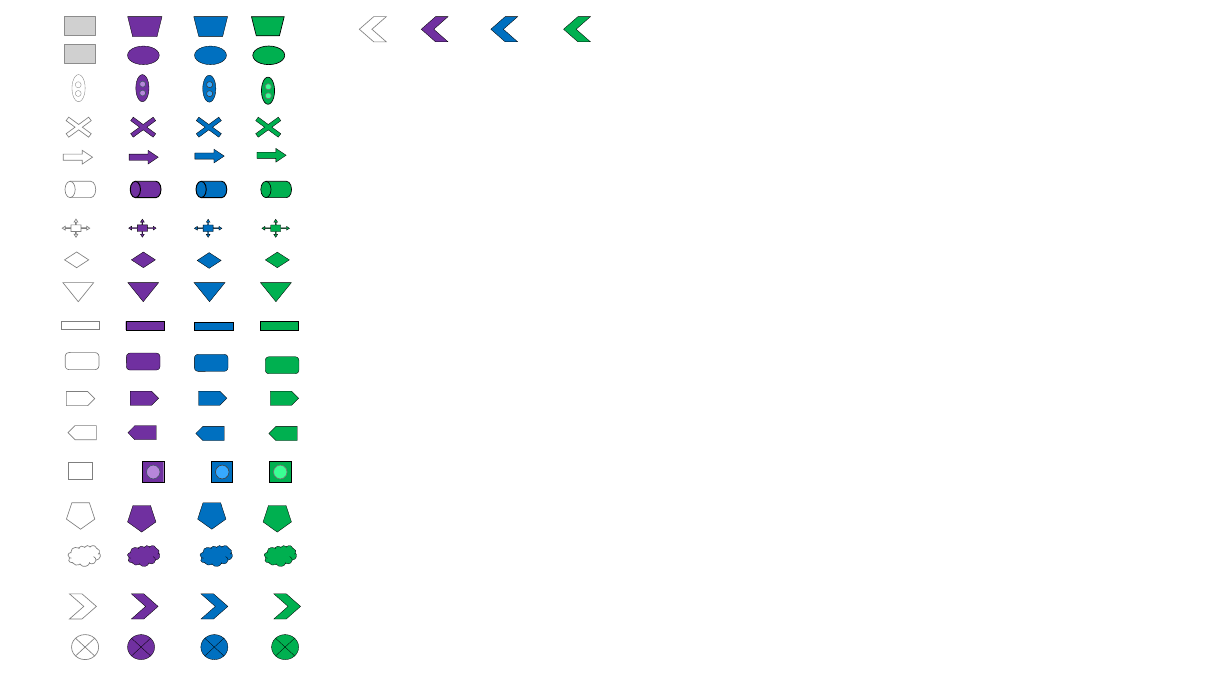
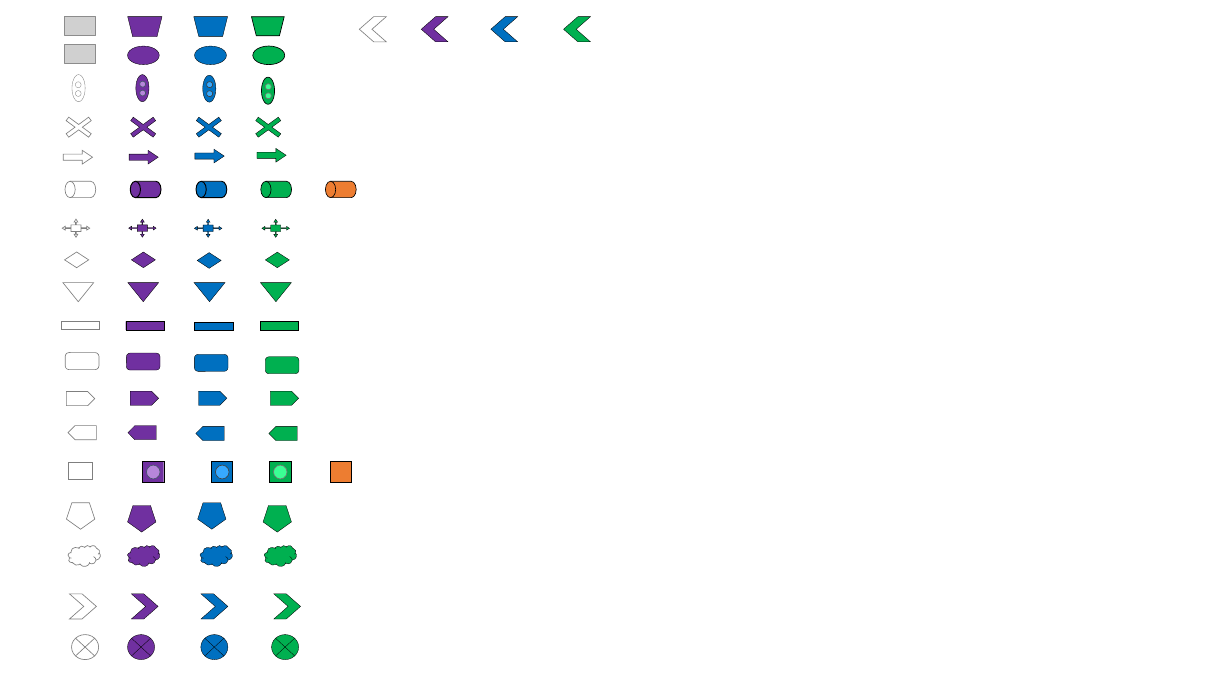
Before and after one commit to OntNetGroup/OntologyBased-Network-Advisor, a slide deck: slide 1 of GraphVisualizerHTML/resource/Formas.ppt. Drawn at 1232x693 pixels with LibreOffice and Linux fonts; fonts in the diff are those of the drawing; grey boxes stand for pictures. Boxes give left, top, right and bottom in pixels: in the first picture for what was removed or moved away, otherwise in the second. Text is boxed around its words. In the diff, an @@ line names an element or a change of style, - is before the commit and + after.

```diff
--- a/GraphVisualizerHTML/resource/Formas.ppt
+++ b/GraphVisualizerHTML/resource/Formas.ppt
@@ flow chart magnetic drum added at [325,181,356,198], fill #ED7D31, outline #000000 0.51 pt @@
@@ rectangle added at [330,461,351,482], fill #ED7D31, outline #000000 0.51 pt @@
```
Also in this commit, not shown: 6 other files.
